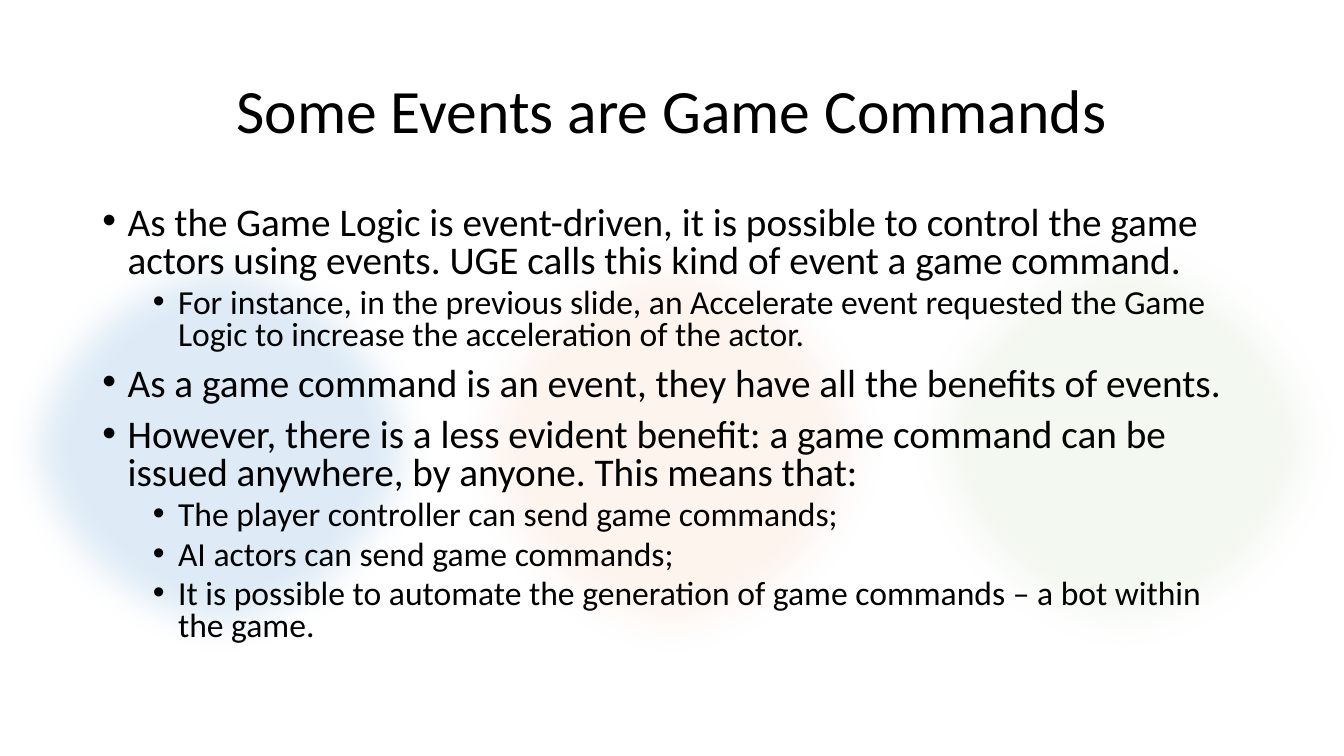
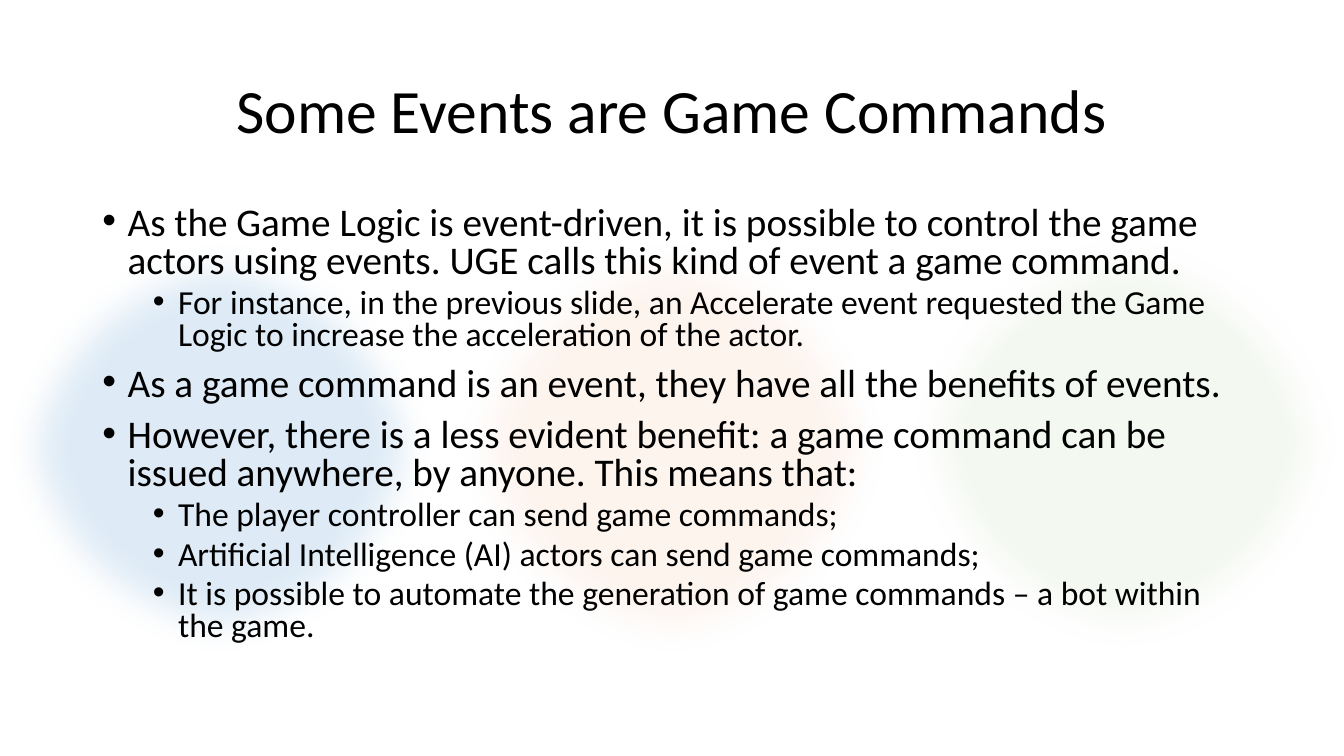
Before and after one commit to francogarcia/uge, a slide deck: slide 25 of doc/UGE in a Nutshell.pptx. Drawn at 1344x756 pixels with LibreOffice and Linux fonts; fonts in the diff are those of the drawing. Boxes give left, top, right and bottom in pixels: in the first picture for what was removed or moved away, otherwise in the second. Text is boxed around its words. In the diff, an @@ line names an element or a change of style, - is before the commit and + after.

```diff
--- a/doc/UGE in a Nutshell.pptx
+++ b/doc/UGE in a Nutshell.pptx
@@ text at <box>178,541,980,572</box>: text changed @@
-  • AI actors can send game commands;
+  • Artificial Intelligence (AI) actors can send game commands;
```
Also in this commit, not shown: 21 other slides changed.
